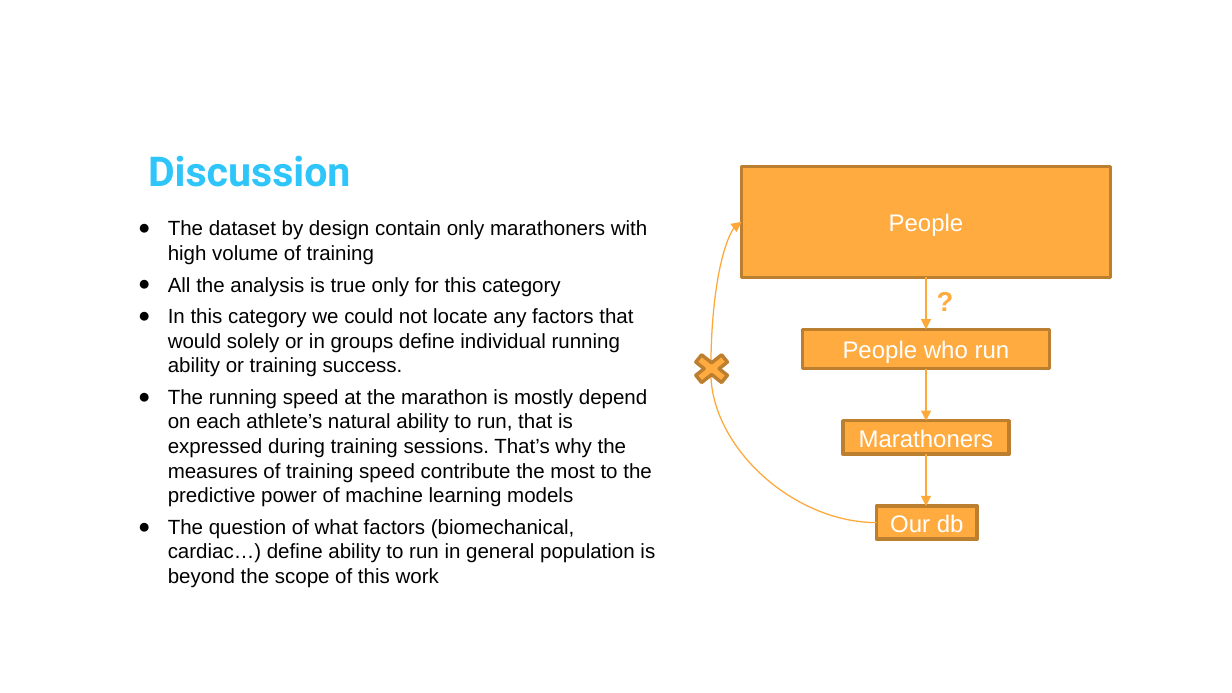
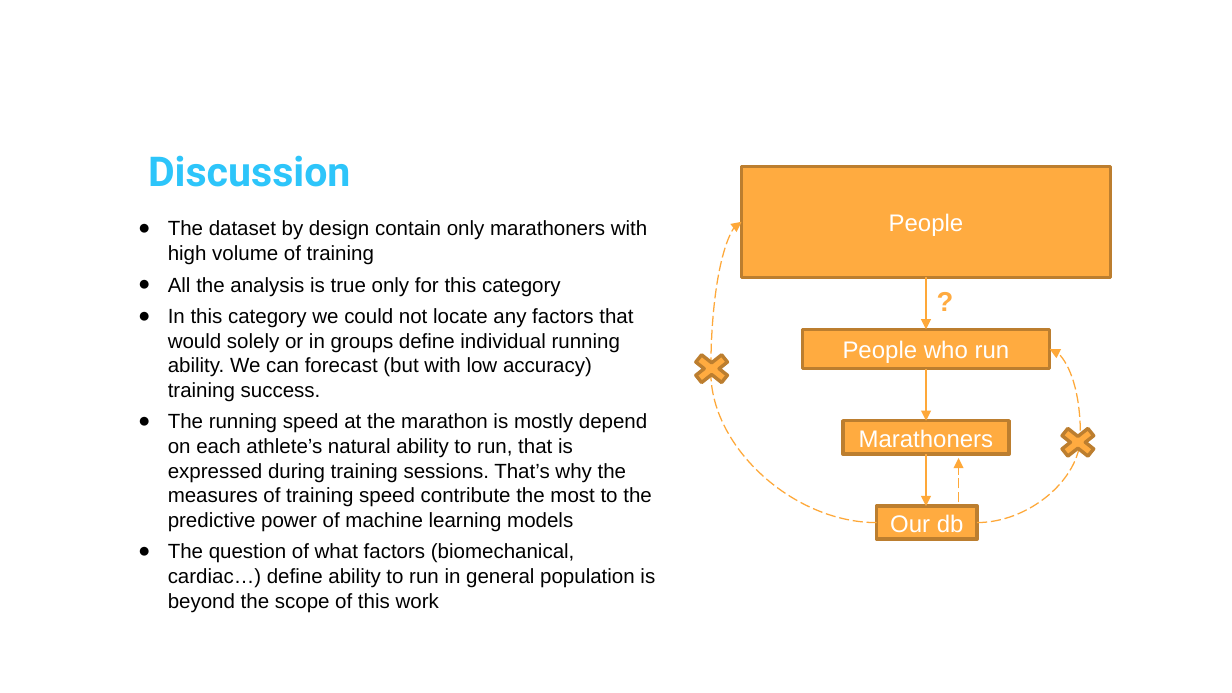
Before and after one commit to dmitry-an-git/ironhack_project_1, a slide deck: slide 11 of project_marathon.pptx. Drawn at 1232x693 pixels with LibreOffice and Linux fonts; fonts in the diff are those of the drawing; background and template pictures are left out. Boxes give left, top, right and bottom in pixels: in the first picture for what was removed or moved away, otherwise in the second. Text is boxed around its words. In the diff, an @@ line names an element or a change of style, - is before the commit and + after.

```diff
--- a/project_marathon.pptx
+++ b/project_marathon.pptx
@@ curved arrow (877, 522) - (742, 222): stroke #FEA83A 0.75 pt to #FEA83A 0.75 pt dashed @@
@@ text at [168,308,633,402]: text changed @@
-● In this category we could not locate any factors that would solely or in groups define individual running ability or training success.
+● In this category we could not locate any factors that would solely or in groups define individual running ability. We can forecast (but with low accuracy) training success.
@@ curved arrow added from (977, 522) to (1050, 349), #FEA83A 0.75 pt dashed @@
@@ cross added at [1053,423,1103,462], fill #FFAB40, outline #BD7F2F 2 pt @@
@@ arrow added from (958, 503) to (958, 458), #FEA83A 0.75 pt dashed @@
```
Also in this commit, not shown: 10 other slides changed.
